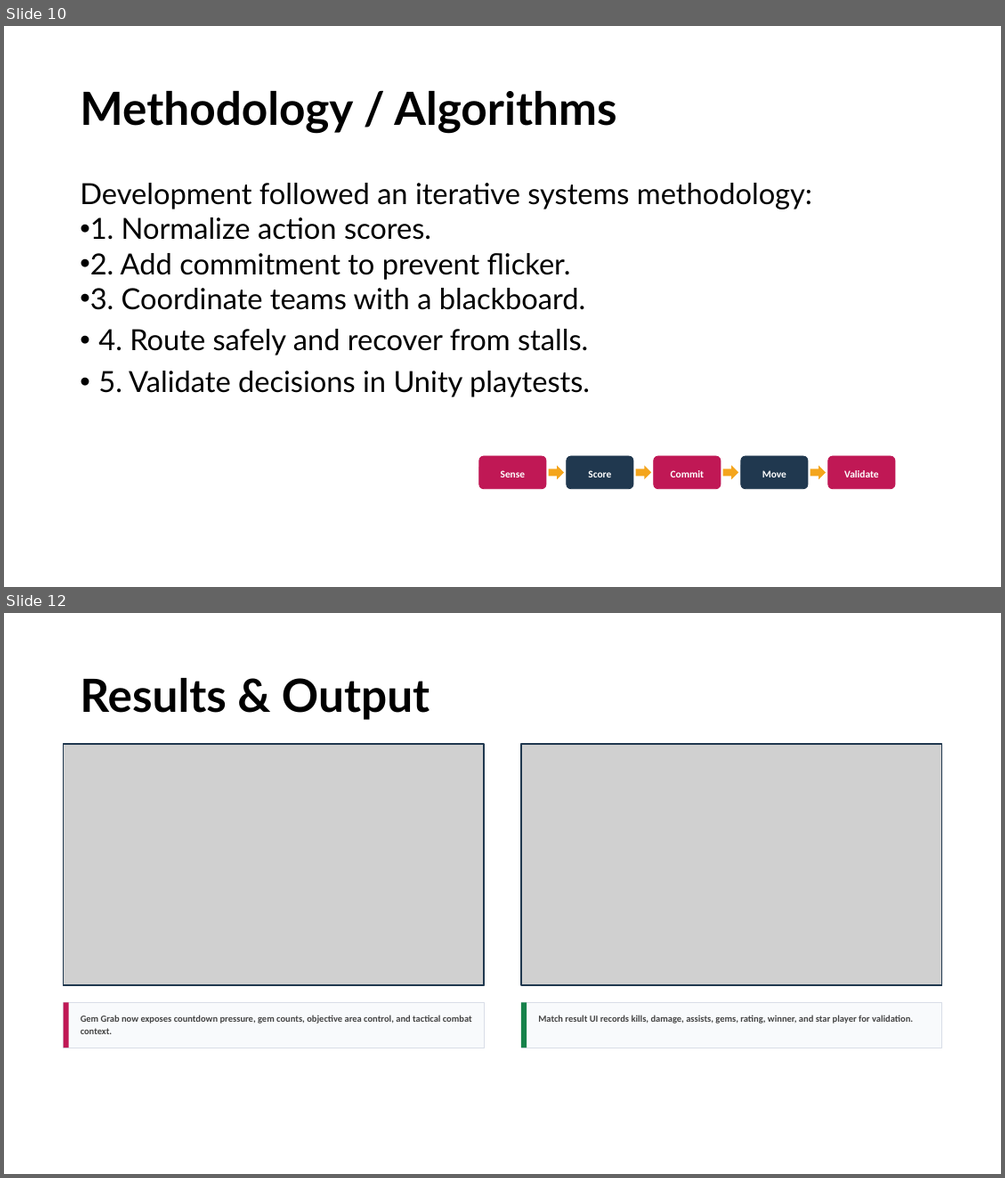
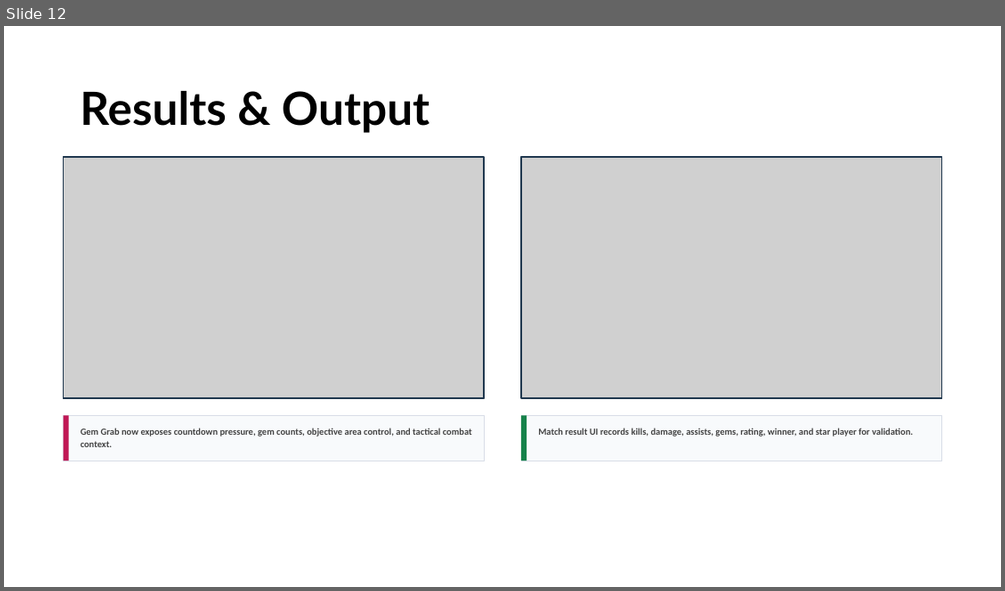
Before and after one commit to godofcoders/Csharp-HighPerf-MOBA-Core, a slide deck: Reports/AdvancedGameAI_FinalPresentation_AA.SC.U3BCA2307092.pptx. Shown one above the other, each under a label of ours: slides 10 and 12 before the commit, slide 12 after it; the slides between them are not shown. The pictures are 1005x1178 and 1005x591 pixels, drawn with LibreOffice and Linux fonts; fonts in the diff are those of the drawing; grey boxes stand for pictures. Boxes give left, top, right and bottom in pixels: in the first picture for what was removed or moved away, otherwise in the second. Text is boxed around its words. In the diff, an @@ line names an element or a change of style, - is before the commit and + after.

Commit message:
docs(presentation): emphasize AI algorithms

```diff
--- a/Reports/AdvancedGameAI_FinalPresentation_AA.SC.U3BCA2307092.pptx
+++ b/Reports/AdvancedGameAI_FinalPresentation_AA.SC.U3BCA2307092.pptx
@@ slide 10 removed at bbox=[4, 26, 1001, 587], background #FFFFFF @@
@@ title removed at bbox=[80, 91, 616, 133] @@
-Methodology / Algorithms
@@ text removed at bbox=[80, 183, 812, 397] @@
-Development followed an iterative systems methodology:
-• 1. Normalize action scores.
-• 2. Add commitment to prevent flicker.
-• 3. Coordinate teams with a blackboard.
-• 4. Route safely and recover from stalls.
-• 5. Validate decisions in Unity playtests.
@@ rounded rectangle removed at bbox=[479, 456, 546, 489] @@
@@ text removed at bbox=[501, 470, 525, 477] @@
-Sense
@@ right arrow removed at bbox=[549, 466, 564, 480] @@
@@ rounded rectangle removed at bbox=[566, 456, 633, 489] @@
@@ text removed at bbox=[588, 470, 611, 477] @@
-Score
@@ right arrow removed at bbox=[636, 466, 652, 480] @@
@@ rounded rectangle removed at bbox=[654, 456, 721, 489] @@
@@ text removed at bbox=[671, 470, 704, 477] @@
-Commit
@@ right arrow removed at bbox=[722, 466, 738, 480] @@
@@ rounded rectangle removed at bbox=[741, 456, 808, 489] @@
@@ text removed at bbox=[762, 470, 786, 477] @@
-Move
@@ right arrow removed at bbox=[810, 466, 825, 480] @@
@@ rounded rectangle removed at bbox=[828, 456, 896, 489] @@
@@ text removed at bbox=[844, 470, 878, 477] @@
-Validate
```
Also in this commit, not shown: 5 slides changed, 5 slides added, 4 other slides removed, 2 other files.
